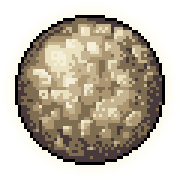
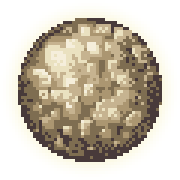
Comparing the layer stacks of the two 180 × 180 images. Changes:
painted on "Pasted Layer" over (x1=15, y1=15, x2=165, y2=165)
